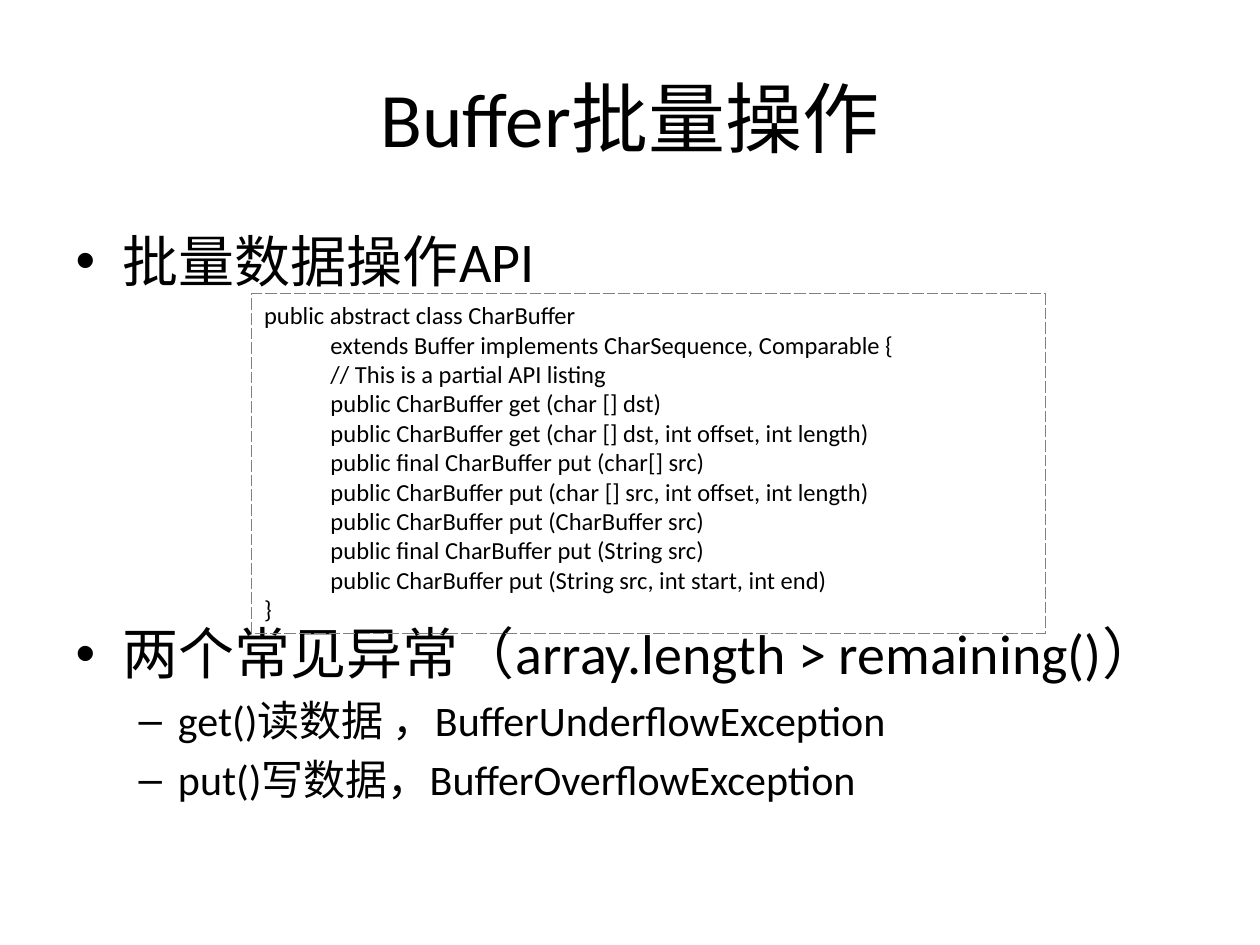
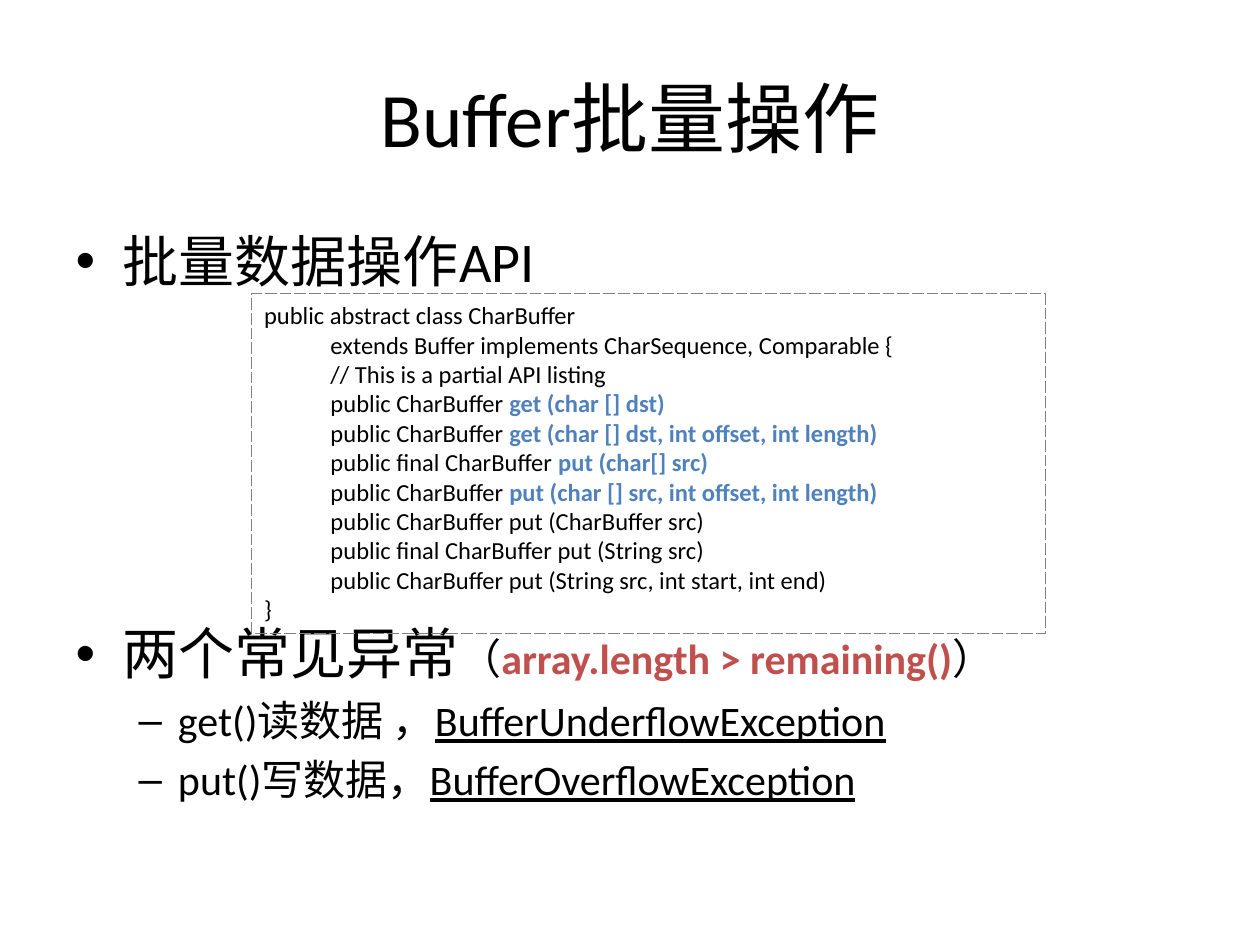
Before and after one commit to guhanjie/Knowledge-sharing, a slide deck: slide 15 of 扒一扒Java IO那些事儿.pptx. Drawn at 1260x945 pixels with LibreOffice and Linux fonts; fonts in the diff are those of the drawing. Boxes give left, top, right and bottom in pixels: in the first picture for what was removed or moved away, otherwise in the second. Text is boxed around its words. In the diff, an @@ line names an element or a change of style, - is before the commit and + after.

```diff
--- a/扒一扒Java IO那些事儿.pptx
+++ b/扒一扒Java IO那些事儿.pptx
@@ text in rectangle at (x1=330, y1=394, x2=877, y2=505): text colour #000000 to #4F81BD, bold on in "get (char [] dst)", "get (char [] dst, int offset, int ...", "put (char[] src)", "put (char [] src, int offset, int ..." @@
@@ text at (x1=123, y1=618, x2=994, y2=802): size 32 to 24 pt, text colour #000000 to #C0504D, bold on in "两个常见异常（array.length > remaining()）"; underline on in "，BufferUnderflowException", "put()写数据，BufferOverflowException"; less space between paragraphs @@
```
Also in this commit, not shown: 8 other slides changed, 7 slides added, 1 slide removed.
